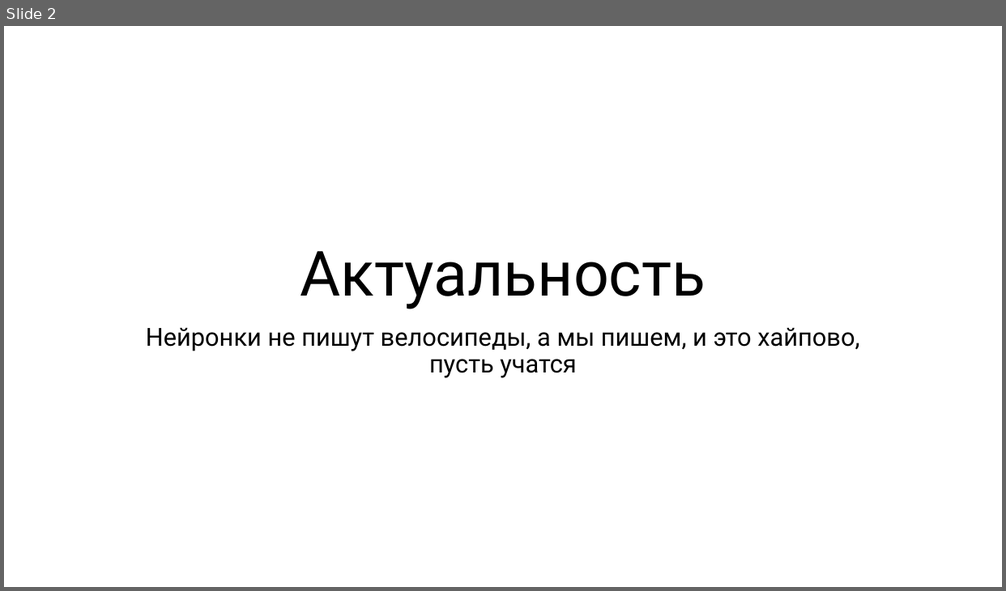
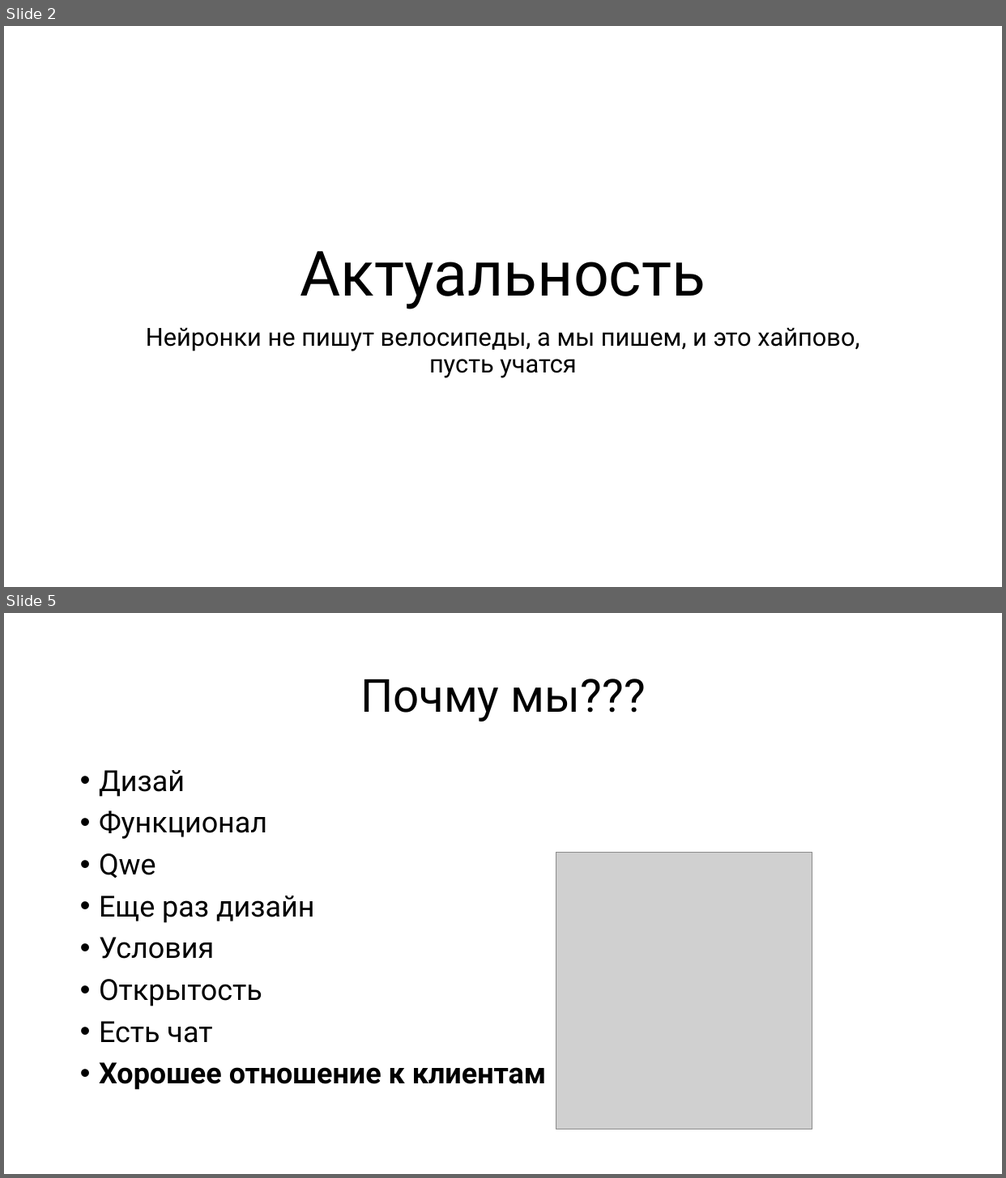
Before and after one commit to nais2008/bezumhack, a slide deck: Я даже запустить не могу.pptx. Shown one above the other, each under a label of ours: slide 2 before the commit, slides 2 and 5 after it; the slides between them are not shown. The pictures are 1006x591 and 1006x1178 pixels, drawn with LibreOffice and Linux fonts; fonts in the diff are those of the drawing; grey boxes stand for pictures. Boxes give left, top, right and bottom in pixels: in the first picture for what was removed or moved away, otherwise in the second. Text is boxed around its words. In the diff, an @@ line names an element or a change of style, - is before the commit and + after.

```diff
--- a/Я даже запустить не могу.pptx
+++ b/Я даже запустить не могу.pptx
@@ slide 5 added at (4,613,1002,1174), background #FFFFFF @@
@@ title added at (360,679,646,722), 44 pt, text #000000 @@
+Почму мы???
@@ text added at (99,770,546,1090), 28 pt, text #000000 @@
+• Дизай
+• Функционал
+• Qwe
+• Еще раз дизайн
+• Условия
+• Открытость
+• Есть чат
+• Хорошее отношение к клиентам
@@ picture added at (556,852,812,1130) @@
```
Also in this commit, not shown: 2 slides changed, 3 other slides added, 1 other file.
